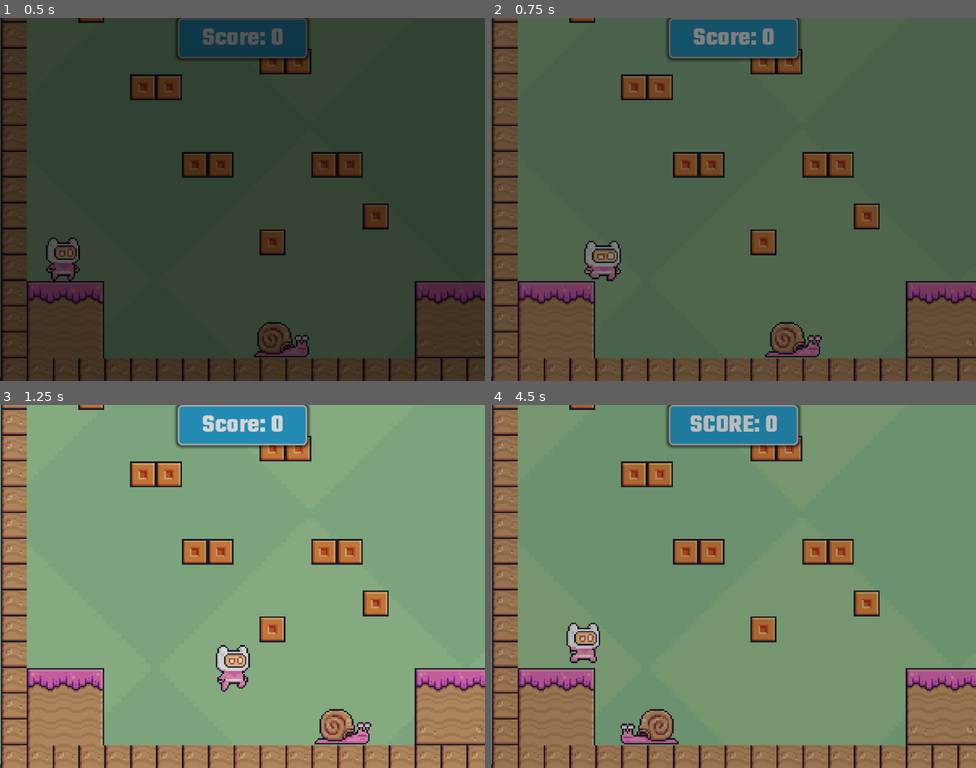
Above: before the commit, frames 1-4 (two rows, left to right).
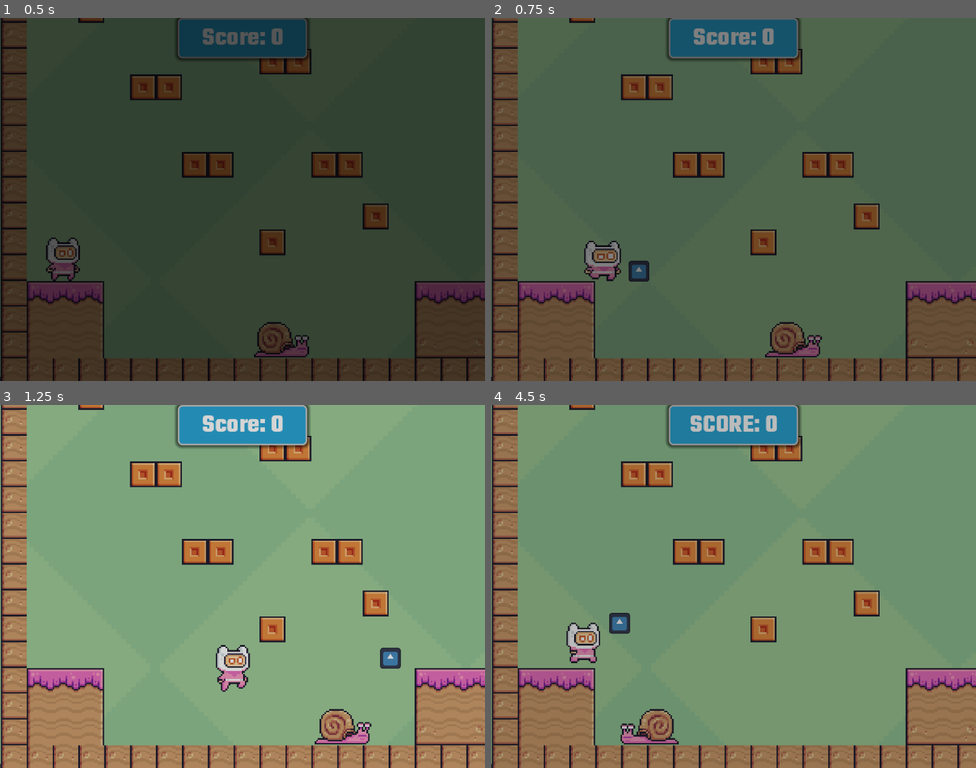
Above: after the commit, the same moments.

Repository: ptr5201/sample-2d-platformer
Game: Godot game, scene res://scenes/main.tscn
Two runs of this game, one before a commit and one after it. Both use one fixed random seed, a clock stepped at 60 frames per second and the inputs below. The engine's default icon, where the game draws it, is replaced by a stand-in: a white triangle on a blue panel in a dark square.
Inputs:
- Up to frame 1 (0.5 s): no input
- Up to frame 2 (0.75 s): hold D (right) from 0.53 s (still down); tap X (shoot, bound only after the commit) at 0.6 s
- Up to frame 3 (1.25 s): keep holding D (right); tap Space (jump) at 0.77 s
- Up to frame 4 (4.5 s): tap X (shoot, bound only after the commit) every 0.75 s from 1.35 to 4.35 s; tap Space (jump) at 1.52, 3.02, 3.77 s; release D (right) at 2.03 s; hold A (left) 2.03-4.28 s; tap Enter at 3.5 s; hold D (right) from 4.28 s (still down)

Frame 1 is identical in both runs. In frame 2, 0.2% of the frame differs, in the area x 28-33%, y 66-73%; in frame 3, 0.3%; in frame 4, 0.3%, in the area x 24-29%, y 57-64%.

Commit message:
added bullet/shooting functionality

Diff:
--- a/project.godot
+++ b/project.godot
@@ -51,6 +51,21 @@
 , Object(InputEventKey,"resource_local_to_scene":false,"resource_name":"","device":-1,"window_id":0,"alt_pressed":false …(183 unchanged characters)…
 ]
 }
+shoot={
+"deadzone": 0.2,
+"events": [Object(InputEventKey,"resource_local_to_scene":false,"resource_name":"","device":0,"window_id":0,"alt_pressed":false,"shift_pressed":false,"ctrl_pressed":false,"meta_pressed":false,"pressed":false,"keycode":0,"physical_keycode":88,"key_label":0,"unicode":0,"location":0,"echo":false,"script":null)
+, Object(InputEventKey,"resource_local_to_scene":false,"resource_name":"","device":0,"window_id":0,"alt_pressed":false,"shift_pressed":false,"ctrl_pressed":false,"meta_pressed":false,"pressed":false,"keycode":0,"physical_keycode":74,"key_label":0,"unicode":0,"location":0,"echo":false,"script":null)
+, Object(InputEventKey,"resource_local_to_scene":false,"resource_name":"","device":0,"window_id":0,"alt_pressed":false,"shift_pressed":false,"ctrl_pressed":false,"meta_pressed":false,"pressed":false,"keycode":0,"physical_keycode":75,"key_label":0,"unicode":0,"location":0,"echo":false,"script":null)
+]
+}
+
+[layer_names]
+
+2d_physics/layer_1="World"
+2d_physics/layer_2="Player"
+2d_physics/layer_3="Enemies"
+2d_physics/layer_4="Collectibles"
+2d_physics/layer_5="Projectiles"
 
 [physics]
 
--- /dev/null
+++ b/scenes/bullet.tscn
@@ -0,0 +1,25 @@
+[gd_scene format=3 uid="uid://b8qqdfx13cb5r"]
+
+[ext_resource type="Script" uid="uid://c0k1rp8eioguh" path="res://scripts/bullet.gd" id="1_mkf8s"]
+[ext_resource type="Texture2D" uid="uid://6jwxdd01i7u2" path="res://icon.svg" id="2_y25gk"]
+
+[sub_resource type="RectangleShape2D" id="RectangleShape2D_l5glv"]
+size = Vector2(22, 22)
+
+[node name="Bullet" type="Area2D" unique_id=176064842]
+collision_layer = 16
+collision_mask = 5
+script = ExtResource("1_mkf8s")
+
+[node name="Sprite2D" type="Sprite2D" parent="." unique_id=1854271296]
+scale = Vector2(0.2, 0.2)
+texture = ExtResource("2_y25gk")
+
+[node name="CollisionShape2D" type="CollisionShape2D" parent="." unique_id=24938618]
+shape = SubResource("RectangleShape2D_l5glv")
+
+[node name="VisibleOnScreenNotifier2D" type="VisibleOnScreenNotifier2D" parent="." unique_id=1850837113]
+
+[connection signal="area_entered" from="." to="." method="_on_area_entered"]
+[connection signal="body_entered" from="." to="." method="_on_body_entered"]
+[connection signal="screen_exited" from="VisibleOnScreenNotifier2D" to="." method="_on_visible_on_screen_notifier_2d_screen_exited"]
--- a/scenes/player.tscn
+++ b/scenes/player.tscn
@@ -3,6 +3,7 @@
 [ext_resource type="Texture2D" uid="uid://bn05hrqynasbt" path="res://assets/images/player/Hit (32x32).png" id="1_dqkch"]
 [ext_resource type="Texture2D" uid="uid://cio7aeqm0gtjq" path="res://assets/images/player/Idle (32x32).png" id="2_qlg0r"]
 [ext_resource type="Texture2D" uid="uid://x3aa8curerks" path="res://assets/images/player/Double Jump (32x32).png" id="2_smehm"]
+[ext_resource type="PackedScene" uid="uid://b8qqdfx13cb5r" path="res://scenes/bullet.tscn" id="2_y4r1p"]
 [ext_resource type="Texture2D" uid="uid://cojkxc8bvkyyy" path="res://assets/images/player/Jump (32x32).png" id="3_tuyoq"]
 [ext_resource type="Texture2D" uid="uid://8unv7wlhptrf" path="res://assets/images/player/Run (32x32).png" id="4_fjrip"]
 [ext_resource type="Script" uid="uid://blsitoa21bdfs" path="res://scripts/player.gd" id="5_qlg0r"]
@@ -341,12 +342,13 @@
 collision_layer = 2
 collision_mask = 13
 script = ExtResource("5_qlg0r")
+bullet_scene = ExtResource("2_y4r1p")
 
 [node name="AnimatedSprite2D" type="AnimatedSprite2D" parent="." unique_id=307939011]
 texture_filter = 1
 position = Vector2(7, -18)
 sprite_frames = SubResource("SpriteFrames_t4otl")
-animation = &"wall_sliding"
+animation = &"idle"
 autoplay = "idle"
 
 [node name="CollisionShape2D" type="CollisionShape2D" parent="." unique_id=1229729183]
@@ -376,4 +378,7 @@
 [node name="WallCoyoteTimer" type="Timer" parent="." unique_id=1052805743]
 one_shot = true
 
+[node name="Muzzle" type="Marker2D" parent="." unique_id=1109598501]
+position = Vector2(16, -8)
+
 [connection signal="timeout" from="CoyoteTimer" to="." method="_on_coyote_timer_timeout"]
--- /dev/null
+++ b/scripts/bullet.gd
@@ -0,0 +1,41 @@
+extends Area2D
+
+@export var speed: float = 600.0
+@export var damage: int = 1
+
+var direction : int = 1 # 1 for right, -1 for left
+
+# Called when the node enters the scene tree for the first time.
+func _ready() -> void:
+	pass # Replace with function body.
+
+# Called every frame. 'delta' is the elapsed time since the previous frame.
+func _process(delta: float) -> void:
+	pass
+
+func _physics_process(delta: float) -> void:
+	# Move in a straight line based on the direction set by the player
+	position.x += speed * direction * delta
+
+# The "Self-Destruct" logic
+func _on_visible_on_screen_notifier_2d_screen_exited() -> void:
+	# Deletes the bullet once it leaves the player's view
+	queue_free()
+
+
+# The "Impact" logic for areas, etc.
+func _on_area_entered(area: Area2D) -> void:
+	print("I hit something: ", area.name)
+	# Check if the thing we hit has a function to take damage
+	if area.has_method("take_damage"):
+		area.take_damage(damage)
+
+	# Delete the bullet after it hits an enemy
+	queue_free()
+
+# The "Impact" logic for world objects
+func _on_body_entered(body: Node2D) -> void:
+	print("I hit a world object: ", body.name)
+
+	# Delete the bullet after it hits a world object (e.g., a wall)
+	queue_free()
--- a/scripts/player.gd
+++ b/scripts/player.gd
@@ -2,12 +2,15 @@
 
 # This variable will hold a reference to your AnimatedSprite2D node
 @onready var animated_sprite_2d: AnimatedSprite2D = $AnimatedSprite2D
+
 @onready var jump_sound: AudioStreamPlayer2D = $JumpSound
 @onready var death_sound: AudioStreamPlayer2D = $DeathSound
 @onready var coyote_timer: Timer = $CoyoteTimer
 @onready var wall_jump_timer: Timer = $WallJumpTimer
 @onready var wall_coyote_timer: Timer = $WallCoyoteTimer
+@onready var muzzle = $Muzzle
 
+@export var bullet_scene: PackedScene
 
 const SPEED = 300.0
 const JUMP_VELOCITY = -850.0
@@ -39,6 +42,7 @@
 		_apply_gravity(delta)
 		_handle_jump()
 		_handle_movement(direction)
+		_handle_combat()
 		move_and_slide()
 		_handle_air_transitions()
 		_update_animations()
@@ -110,6 +114,24 @@
 		if direction:
 			velocity.x = move_toward(velocity.x, direction * SPEED, 20)
 
+
+func _handle_combat() -> void:
+	if Input.is_action_just_pressed("shoot"):
+		var bullet = bullet_scene.instantiate()
+
+		# Set the bullet's starting position to the player's hand/muzzle
+		bullet.global_position = muzzle.global_position
+
+		# Tell the bullet which way to go based on the player's flip state
+		bullet.direction = 1 if animated_sprite_2d.flip_h == false else -1
+
+		# Add it to the MAIN level scene, not as a child of the player
+		# (Otherwise, if the player moves, the bullets will move with them!)
+		get_tree().current_scene.add_child(bullet)
+
+		# (Optional) Play shooting animation or sound
+		# _play_shoot_effects()
+
 func _handle_air_transitions() -> void:
 	if was_on_floor and not is_on_floor() and velocity.y >= 0:
 		coyote_timer.start(COYOTE_TIMER_WAIT_SECONDS)
@@ -139,6 +161,11 @@
 	if velocity.x < 0:
 		animated_sprite_2d.flip_h = true
 
+	var direction := Input.get_axis("left", "right")
+	if direction > 0:
+		muzzle.position.x = 15
+	elif direction < 0:
+		muzzle.position.x = -15
 
 func die() -> void:
 	death_sound.play()
--- a/scripts/snail.gd
+++ b/scripts/snail.gd
@@ -1,10 +1,12 @@
 extends Area2D
+
 @onready var animated_sprite_2d: AnimatedSprite2D = $AnimatedSprite2D
 @onready var wall_check: RayCast2D = $WallCheck
 @onready var ledge_check: RayCast2D = $LedgeCheck
 @onready var rectangle_collider: CollisionShape2D = $CollisionShape2D
 @onready var circle_collider: CollisionShape2D = $CollisionShape2D2
 
+@export var health: int = 3
 
 signal player_died
 const SPEED = 50.0
@@ -47,3 +49,22 @@
 func _on_body_entered(body: Node2D) -> void:
 	if body.name == "Player" and body.alive:
 		emit_signal("player_died", body)
+
+
+func take_damage(amount: int = 1):
+	health -= amount
+	print("Snail hit! Health remaining: ", health)
+
+	# Add a small visual "blink" so we know it worked
+	modulate = Color.RED
+	await get_tree().create_timer(0.1).timeout
+	modulate = Color.WHITE
+
+	if health <= 0:
+		_die()
+
+
+func _die():
+	# TODO: add "poof" particle effect
+	print("Snail defeated!")
+	queue_free()
Not shown, added: scripts/bullet.gd.uid
